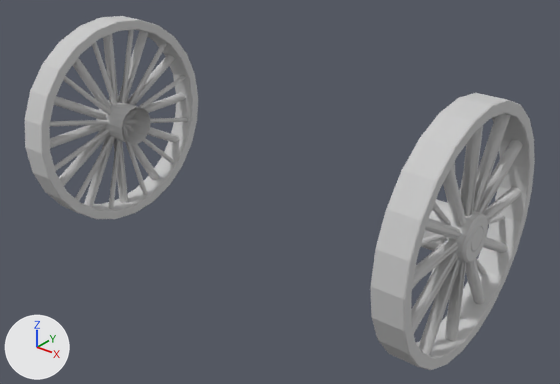
Renders of the FBX model Assets/SourceArt/baffutoruote@idle.fbx from each side of a commit.
Before and after are seen from a 50 mm lens placed at (1.114, -1.302, 1.062), pointed at (0.038, 0.043, 0.228). Every picture has the same lights, and +X, +Y and +Z are marked at lower left. Where no turn or scale is listed for an object, it has been applied to the vertices.

The first picture shows 'ruota_L', 'ruota_R'.
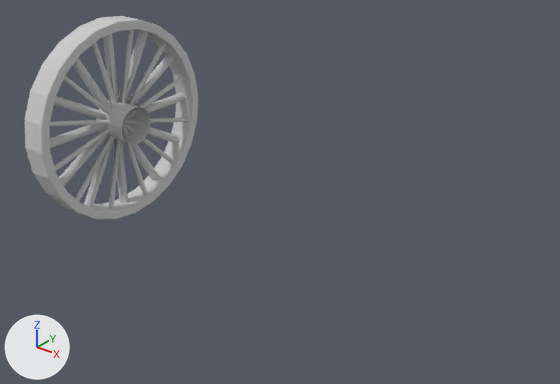
The newer file is also turned or shifted as a whole; pictures and numbers use the older file's frame.

Boxes (x1, y1, x2, y2) around the edits, measured in the pictures (560 x 384 px):
```json
{"object": "ruota_L", "change": "deleted", "before": [371, 93, 535, 370]}
```

Edits to the scene script, one JSON object a line:
```json
{"op": "remove", "block": "ob_ruota_l", "code": ["ob_ruota_l = bpy.data.objects.new('ruota_L', me_mesh_001)", "ob_ruota_l.location = (0.504, 0.037, 0.282)"]}
```
